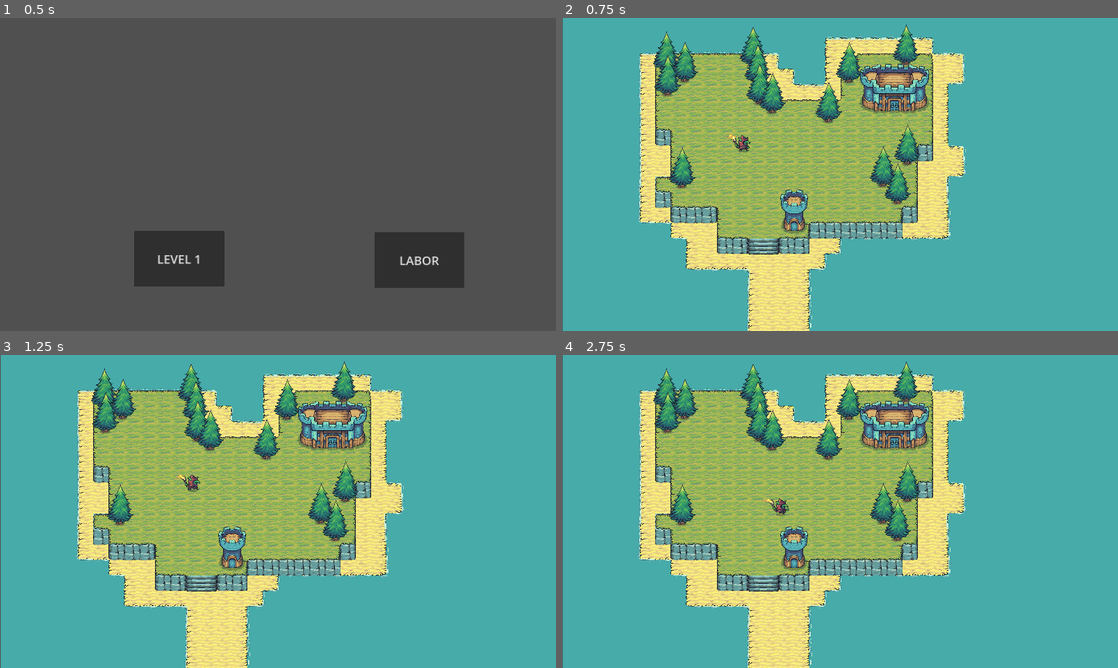
Above: before the commit, frames 1-4 (two rows, left to right).
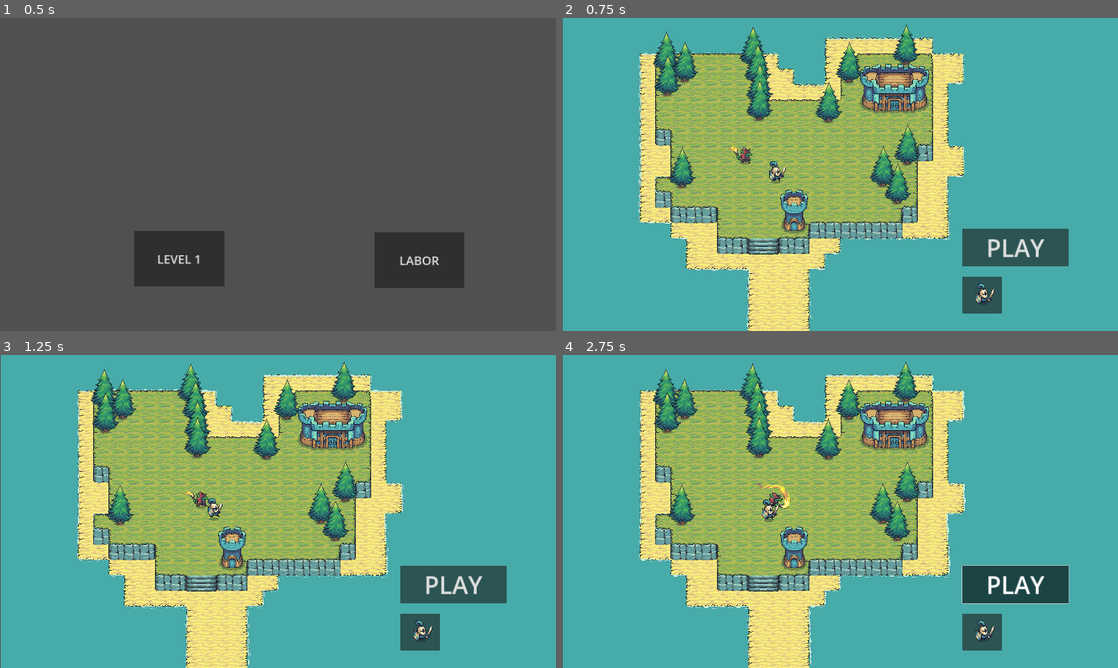
Above: after the commit, the same moments.

Repository: fghwer/Tinyswords
Game: Godot game, scene res://start.tscn
Same seed, same stepped clock (60 frames per second), same inputs: the game is played once before the commit and once after it.
Inputs (mouse positions are in pixels of both pictures, inside the frame that each line leads up to):
- Up to frame 1 (0.5 s): no input
- Up to frame 2 (0.75 s): click "LEVEL 1" at 0.5 s
- Up to frame 3 (1.25 s): no input
- Up to frame 4 (2.75 s): click (984, 633) at 1.27 s; click (1017, 583) at 2 s, where only the run after the commit has a clickable "PLAY"

Frame 1 is identical in both runs. In frame 2, 4.5% of the frame differs, in the area x 13-92%, y 6-100%; in frame 3, 5.6%; in frame 4, 6.5%, in the area x 13-92%, y 2-100%.
Error before the commit: Invalid call. Nonexistent function 'instance' in base 'PackedScene'. (res://level_1.gd:10)

Commit message:
test

Diff:
--- a/knight.gd
+++ b/knight.gd
@@ -1,4 +1,6 @@
 extends CharacterBody2D
+
+
 
 signal hit
 @export var life = 3000
--- a/level_1.gd
+++ b/level_1.gd
@@ -1,21 +1,30 @@
 extends Node2D
+
+var gamestart = false
+@export var mob_scene: PackedScene
 
 const PLAYER_SCENE_PATH: String = "res://area_2d.tscn"
 const ENEMY_SCENE_PATH: String = "res://goblin.tscn"
 # Called when the node enters the scene tree for the first time.
 func _ready():
-	# Pfade zu den Szenen
+	var player = mob_scene.instantiate()
+	player.position = Vector2(500,500)
+	player.speed = 1
+	add_child(player)
 
-	# Instanziieren und dem Level hinzufügen
-	var player_instance = preload(PLAYER_SCENE_PATH).instance()
-	add_child(player_instance)
-	player_instance.visible = true
-	player_instance.position = Vector2(200, 500)
+
+	#player_instance.visible = true
+	#player_instance.position = Vector2(200, 500)
+
 
 
 	# Called every frame. 'delta' is the elapsed time since the previous frame.
 func _process(_delta):
-	pass
+
+
+	for _i in $Foam_Animation_Parent.get_children():
+		_i.play()
+
 	# Hier kannst du weitere Logik für jeden Frame hinzufügen
 
 #func _on_button_pressed():
@@ -23,3 +32,15 @@
 #	var player_instance = preload(player_scene_path).instance()
 #	add_child(player_instance)
 #	print("Player erstellt")
+
+
+func _on_button_play_pressed():
+	gamestart = true
+	#get_tree().paused = true
+
+
+func _on_button_2_pressed():
+	var player = mob_scene.instantiate()
+	player.position = Vector2(500,500)
+	player.speed = 1
+	add_child(player)
--- a/level_1.tscn
+++ b/level_1.tscn
@@ -1,6 +1,7 @@
-[gd_scene load_steps=69 format=3 uid="uid://bpy15o76wn11j"]
+[gd_scene load_steps=90 format=3 uid="uid://bpy15o76wn11j"]
 
 [ext_resource type="Script" path="res://level_1.gd" id="1_yspcy"]
+[ext_resource type="PackedScene" uid="uid://chebxs8ergddk" path="res://area_2d.tscn" id="2_0ukfw"]
 [ext_resource type="Texture2D" uid="uid://wse1mh4usof1" path="res://assets/Terrain/Ground/Grass_Flat.png" id="3_ql6jx"]
 [ext_resource type="Texture2D" uid="uid://ctd8wlm8tyeg3" path="res://assets/Terrain/Water/Water.png" id="4_lp8j8"]
 [ext_resource type="Texture2D" uid="uid://c65qrntctv28f" path="res://assets/Terrain/Water/Foam.png" id="5_6ifna"]
@@ -11,6 +12,7 @@
 [ext_resource type="Texture2D" uid="uid://cwlafyw0lu0sb" path="res://Tiny Swords (Update 010)/Terrain/Ground/Tilemap_Elevation.png" id="10_4c8h6"]
 [ext_resource type="Texture2D" uid="uid://b0ap7upgprvnj" path="res://Tiny Swords (Update 010)/Resources/Trees/Tree.png" id="11_yw4mh"]
 [ext_resource type="PackedScene" uid="uid://c2yv5pnred6pe" path="res://goblin.tscn" id="12_uw7pd"]
+[ext_resource type="Texture2D" uid="uid://ci5d0h0kkhw32" path="res://assets/Factions/Knights/Warrior.png" id="13_yag04"]
 
 [sub_resource type="TileSetAtlasSource" id="TileSetAtlasSource_lwkog"]
 texture = ExtResource("3_ql6jx")
@@ -685,9 +687,154 @@
 physics_layer_0/collision_mask = 0
 sources/0 = SubResource("TileSetAtlasSource_nrvlr")
 
+[sub_resource type="AtlasTexture" id="AtlasTexture_nosu0"]
+atlas = ExtResource("13_yag04")
+region = Rect2(0, 384, 192, 192)
+
+[sub_resource type="AtlasTexture" id="AtlasTexture_dbeou"]
+atlas = ExtResource("13_yag04")
+region = Rect2(192, 384, 192, 192)
+
+[sub_resource type="AtlasTexture" id="AtlasTexture_gs8bh"]
+atlas = ExtResource("13_yag04")
+region = Rect2(384, 384, 192, 192)
+
+[sub_resource type="AtlasTexture" id="AtlasTexture_7285x"]
+atlas = ExtResource("13_yag04")
+region = Rect2(576, 384, 192, 192)
+
+[sub_resource type="AtlasTexture" id="AtlasTexture_2lhut"]
+atlas = ExtResource("13_yag04")
+region = Rect2(768, 384, 192, 192)
+
+[sub_resource type="AtlasTexture" id="AtlasTexture_6agw4"]
+atlas = ExtResource("13_yag04")
+region = Rect2(960, 384, 192, 192)
+
+[sub_resource type="AtlasTexture" id="AtlasTexture_fye0f"]
+atlas = ExtResource("13_yag04")
+region = Rect2(0, 0, 192, 192)
+
+[sub_resource type="AtlasTexture" id="AtlasTexture_wsrbo"]
+atlas = ExtResource("13_yag04")
+region = Rect2(192, 0, 192, 192)
+
+[sub_resource type="AtlasTexture" id="AtlasTexture_n8hur"]
+atlas = ExtResource("13_yag04")
+region = Rect2(384, 0, 192, 192)
+
+[sub_resource type="AtlasTexture" id="AtlasTexture_fe4u6"]
+atlas = ExtResource("13_yag04")
+region = Rect2(576, 0, 192, 192)
+
+[sub_resource type="AtlasTexture" id="AtlasTexture_lowq5"]
+atlas = ExtResource("13_yag04")
+region = Rect2(768, 0, 192, 192)
+
+[sub_resource type="AtlasTexture" id="AtlasTexture_hdyr0"]
+atlas = ExtResource("13_yag04")
+region = Rect2(960, 0, 192, 192)
+
+[sub_resource type="AtlasTexture" id="AtlasTexture_ng8vq"]
+atlas = ExtResource("13_yag04")
+region = Rect2(0, 192, 192, 192)
+
+[sub_resource type="AtlasTexture" id="AtlasTexture_tgomx"]
+atlas = ExtResource("13_yag04")
+region = Rect2(192, 192, 192, 192)
+
+[sub_resource type="AtlasTexture" id="AtlasTexture_hkess"]
+atlas = ExtResource("13_yag04")
+region = Rect2(384, 192, 192, 192)
+
+[sub_resource type="AtlasTexture" id="AtlasTexture_6oxqy"]
+atlas = ExtResource("13_yag04")
+region = Rect2(576, 192, 192, 192)
+
+[sub_resource type="AtlasTexture" id="AtlasTexture_vrrsh"]
+atlas = ExtResource("13_yag04")
+region = Rect2(768, 192, 192, 192)
+
+[sub_resource type="AtlasTexture" id="AtlasTexture_rdn00"]
+atlas = ExtResource("13_yag04")
+region = Rect2(960, 192, 192, 192)
+
+[sub_resource type="SpriteFrames" id="SpriteFrames_3xahg"]
+animations = [{
+"frames": [{
+"duration": 1.0,
+"texture": SubResource("AtlasTexture_nosu0")
+}, {
+"duration": 1.0,
+"texture": SubResource("AtlasTexture_dbeou")
+}, {
+"duration": 1.0,
+"texture": SubResource("AtlasTexture_gs8bh")
+}, {
+"duration": 1.0,
+"texture": SubResource("AtlasTexture_7285x")
+}, {
+"duration": 1.0,
+"texture": SubResource("AtlasTexture_2lhut")
+}, {
+"duration": 1.0,
+"texture": SubResource("AtlasTexture_6agw4")
+}],
+"loop": true,
+"name": &"attack",
+"speed": 10.0
+}, {
+"frames": [{
+"duration": 1.0,
+"texture": SubResource("AtlasTexture_fye0f")
+}, {
+"duration": 1.0,
+"texture": SubResource("AtlasTexture_wsrbo")
+}, {
+"duration": 1.0,
+"texture": SubResource("AtlasTexture_n8hur")
+}, {
+"duration": 1.0,
+"texture": SubResource("AtlasTexture_fe4u6")
+}, {
+"duration": 1.0,
+"texture": SubResource("AtlasTexture_lowq5")
+}, {
+"duration": 1.0,
+"texture": SubResource("AtlasTexture_hdyr0")
+}],
+"loop": true,
+"name": &"idle",
+"speed": 10.0
+}, {
+"frames": [{
+"duration": 1.0,
+"texture": SubResource("AtlasTexture_ng8vq")
+}, {
+"duration": 1.0,
+"texture": SubResource("AtlasTexture_tgomx")
+}, {
+"duration": 1.0,
+"texture": SubResource("AtlasTexture_hkess")
+}, {
+"duration": 1.0,
+"texture": SubResource("AtlasTexture_6oxqy")
+}, {
+"duration": 1.0,
+"texture": SubResource("AtlasTexture_vrrsh")
+}, {
+"duration": 1.0,
+"texture": SubResource("AtlasTexture_rdn00")
+}],
+"loop": true,
+"name": &"walk",
+"speed": 10.0
+}]
+
 [node name="Level_1" type="Node2D"]
 position = Vector2(386, 146)
 script = ExtResource("1_yspcy")
+mob_scene = ExtResource("2_0ukfw")
 
 [node name="TileMapLand" type="TileMap" parent="."]
 z_index = -1
@@ -1464,7 +1611,7 @@
 shape = SubResource("RectangleShape2D_65m7k")
 
 [node name="tree_top14" type="AnimatedSprite2D" parent="Foam_Animation_Parent"]
-position = Vector2(869, 318)
+position = Vector2(816, 348)
 sprite_frames = SubResource("SpriteFrames_c32qw")
 animation = &"new_animation"
 
@@ -1504,4 +1651,31 @@
 layer_0/tile_data = PackedInt32Array(786438, 0, 7, 786439, 131072, 7, 720904, 65536, 2, 720905, 131072, 2, 786440, 0, 3 …(1189 unchanged characters)…
 
 [node name="Goblin" parent="." instance=ExtResource("12_uw7pd")]
-position = Vector2(348, 373)
+position = Vector2(343, 416)
+
+[node name="Marker2D" type="Marker2D" parent="."]
+position = Vector2(773, 472)
+
+[node name="ButtonPlay" type="Button" parent="."]
+offset_left = 1273.0
+offset_top = 727.0
+offset_right = 1713.0
+offset_bottom = 882.0
+theme_override_font_sizes/font_size = 100
+toggle_mode = true
+text = "PLAY"
+
+[node name="Button2" type="Button" parent="."]
+offset_left = 1273.0
+offset_top = 925.0
+offset_right = 1437.0
+offset_bottom = 1077.0
+
+[node name="AnimatedSprite2D" type="AnimatedSprite2D" parent="Button2"]
+position = Vector2(87, 78)
+sprite_frames = SubResource("SpriteFrames_3xahg")
+animation = &"idle"
+
+[connection signal="pressed" from="ButtonPlay" to="." method="_on_button_play_pressed"]
+[connection signal="pressed" from="ButtonPlay" to="." method="_on_button_pressed"]
+[connection signal="pressed" from="Button2" to="." method="_on_button_2_pressed"]
